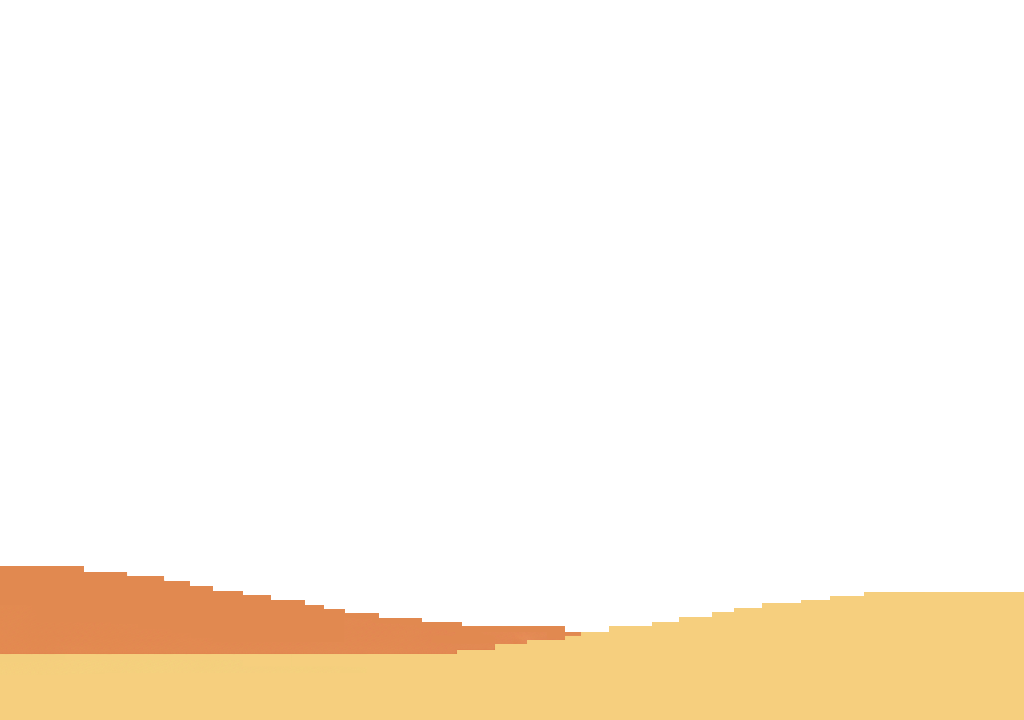
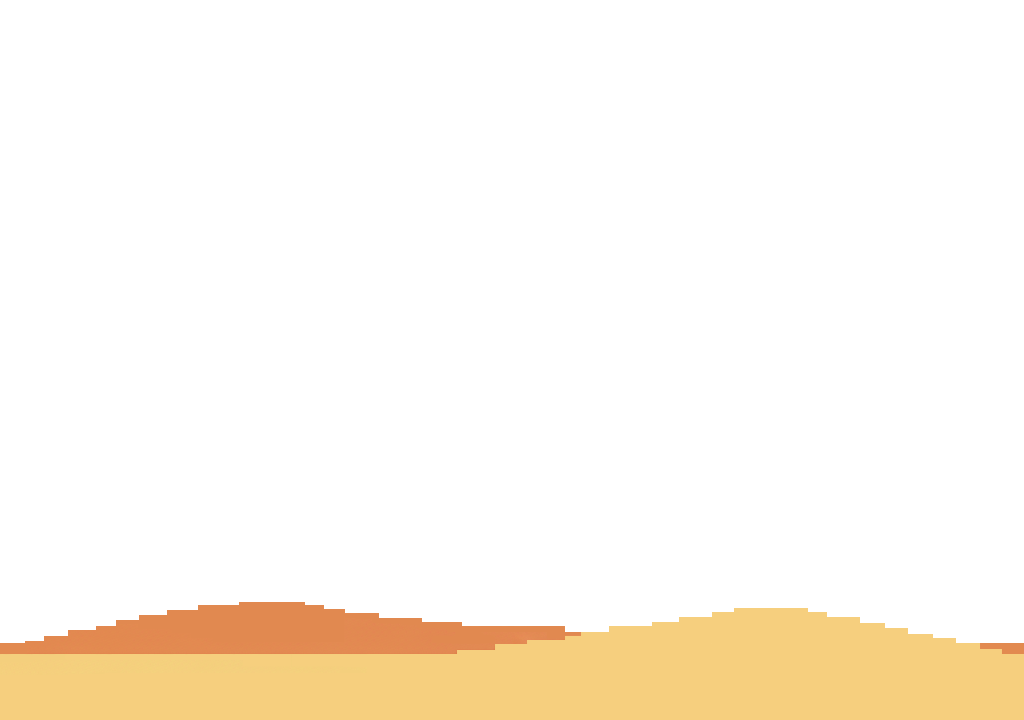
Two versions of the same layered image (1024 x 720). Layer-by-layer changes:
painted on "Capa pegada" over bbox(0, 566, 1024, 654)
